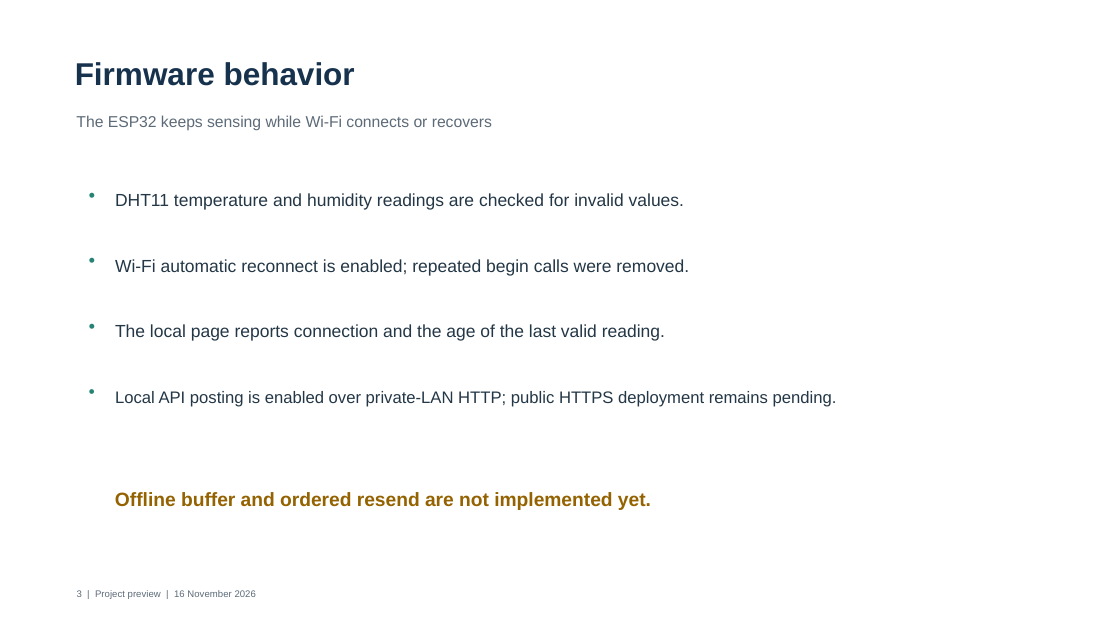
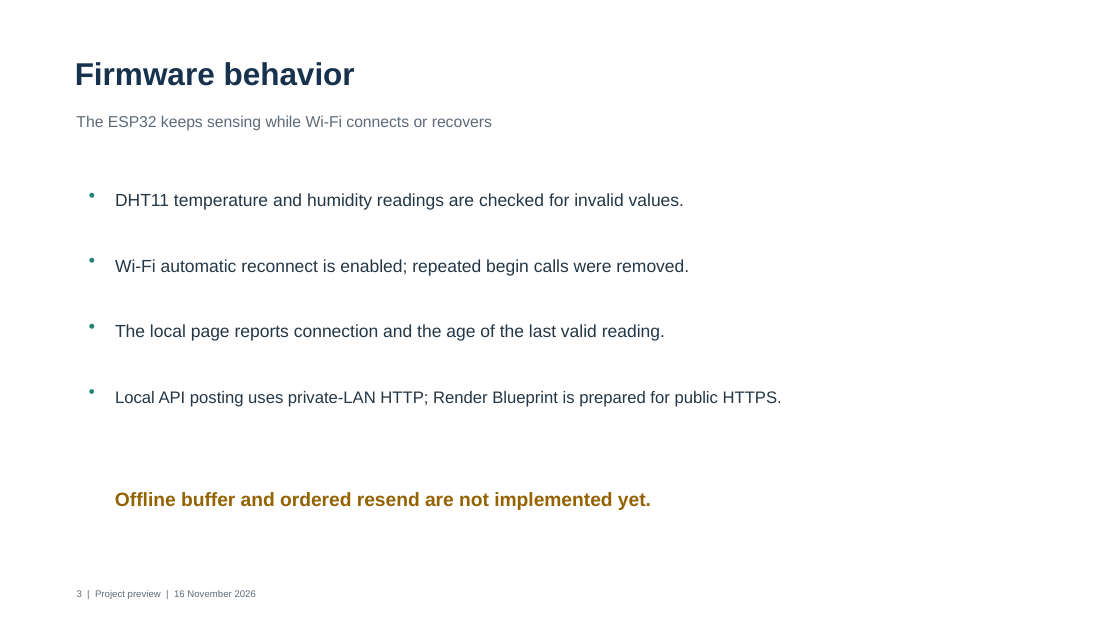
Before and after one commit to JoelsonJose/Monitoramento-de-Temperatura-e-Umidade, a slide deck: slide 3 of entregas/Apresentacao_Previa_IoT.pptx. Drawn at 1120x630 pixels with LibreOffice and Linux fonts; fonts in the diff are those of the drawing. Boxes give left, top, right and bottom in pixels: in the first picture for what was removed or moved away, otherwise in the second. Text is boxed around its words. In the diff, an @@ line names an element or a change of style, - is before the commit and + after.

Commit message:
Add public deployment setup, authorization and route tests

```diff
--- a/entregas/Apresentacao_Previa_IoT.pptx
+++ b/entregas/Apresentacao_Previa_IoT.pptx
@@ text at <box>115,391,782,407</box>: text changed @@
-Local API posting is enabled over private-LAN HTTP; public HTTPS deployment remains pending.
+Local API posting uses private-LAN HTTP; Render Blueprint is prepared for public HTTPS.
```
Also in this commit, not shown: 4 other slides changed, 18 other files.
